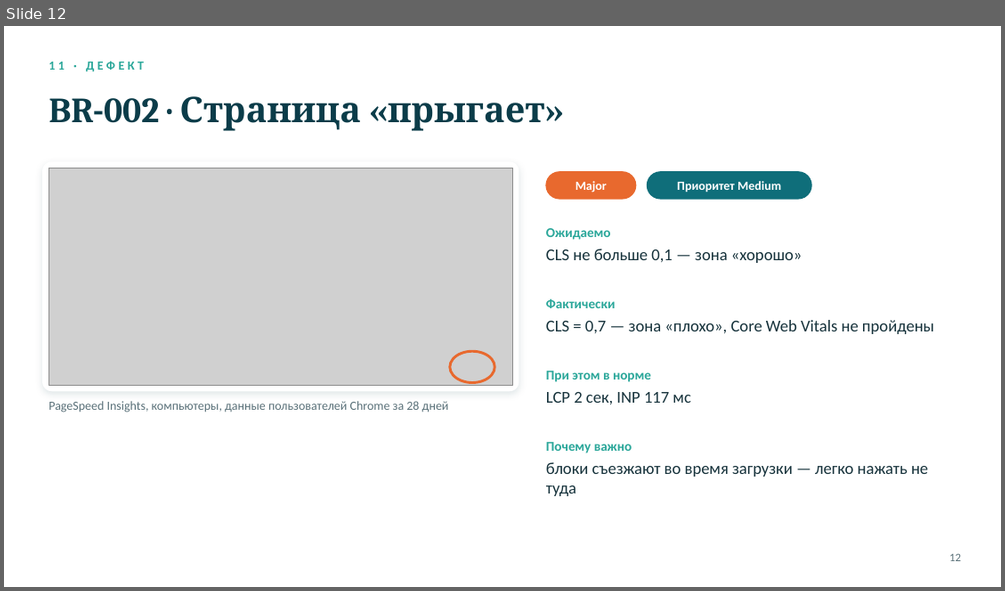
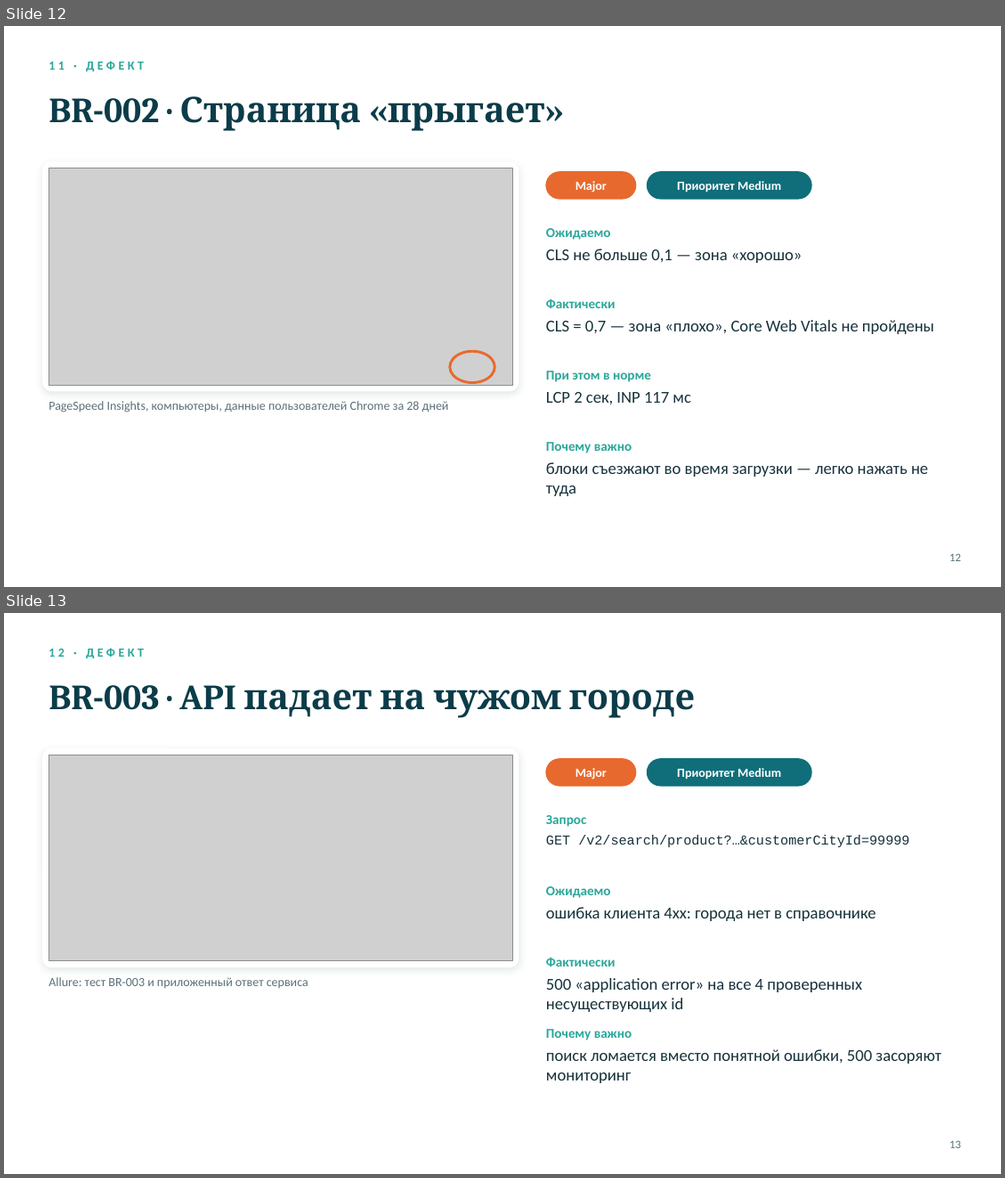
Before and after one commit to Gera-lang405/skypro-diploma-automation, a slide deck: diploma_presentation.pptx. Shown one above the other, each under a label of ours: slide 12 before the commit, slides 12 and 13 after it. The pictures are 1005x591 and 1005x1178 pixels, drawn with LibreOffice and Linux fonts; fonts in the diff are those of the drawing; grey boxes stand for pictures; background and template pictures are left out. Boxes give left, top, right and bottom in pixels: in the first picture for what was removed or moved away, otherwise in the second. Text is boxed around its words. In the diff, an @@ line names an element or a change of style, - is before the commit and + after.

Commit message:
Документы под API Читай-города: тест-кейсы, чек-лист, коллекция Postman, презентация

```diff
--- a/diploma_presentation.pptx
+++ b/diploma_presentation.pptx
@@ slide 13 added at <box>4,613,1001,1174</box>, background picture (left out) @@
@@ text added at <box>48,648,144,658</box>, 12 pt, text #2BA79A, bold @@
+12 · ДЕФЕКТ
@@ text added at <box>48,685,696,718</box>, 34 pt, text #0B3C49, bold @@
+BR-003 · API падает на чужом городе
@@ rounded rectangle added at <box>43,749,518,966</box>, fill #FFFFFF, outline #FFFFFF 1 pt @@
@@ picture added at <box>48,755,512,961</box> @@
@@ rounded rectangle added at <box>546,759,636,786</box>, fill #E8692E, outline #E8692E 1 pt @@
@@ text added at <box>575,768,607,779</box>, 12 pt, text #FFFFFF, bold @@
+Major
@@ rounded rectangle added at <box>647,759,811,786</box>, fill #0F6E7A, outline #0F6E7A 1 pt @@
@@ text added at <box>677,768,781,779</box>, 12 pt, text #FFFFFF, bold @@
+Приоритет Medium
@@ text added at <box>546,815,586,827</box>, 13 pt, text #2BA79A, bold @@
+Запрос
@@ text added at <box>546,835,909,847</box>, 13 pt, text #16323B @@
+GET /v2/search/product?…&customerCityId=99999
@@ text added at <box>546,886,611,898</box>, 13 pt, text #2BA79A, bold @@
+Ожидаемо
@@ text added at <box>546,907,875,921</box>, 16 pt, text #16323B @@
+ошибка клиента 4xx: города нет в справочнике
@@ text added at <box>546,957,615,966</box>, 13 pt, text #2BA79A, bold @@
+Фактически
@@ text added at <box>48,977,308,988</box>, 12 pt, text #5A7179 @@
+Allure: тест BR-003 и приложенный ответ сервиса
@@ text added at <box>546,978,862,1012</box>, 16 pt, text #16323B @@
+500 «application error» на все 4 проверенных несуществующих id
@@ text added at <box>546,1029,631,1040</box>, 13 pt, text #2BA79A, bold @@
+Почему важно
@@ text added at <box>546,1049,941,1083</box>, 16 pt, text #16323B @@
+поиск ломается вместо понятной ошибки, 500 засоряют мониторинг
@@ text added at <box>949,1140,961,1148</box>, 11 pt, text #5A7179 @@
+13
```
Also in this commit, not shown: 6 slides changed, 3 other slides added, 3 slides removed, 4 other files.
